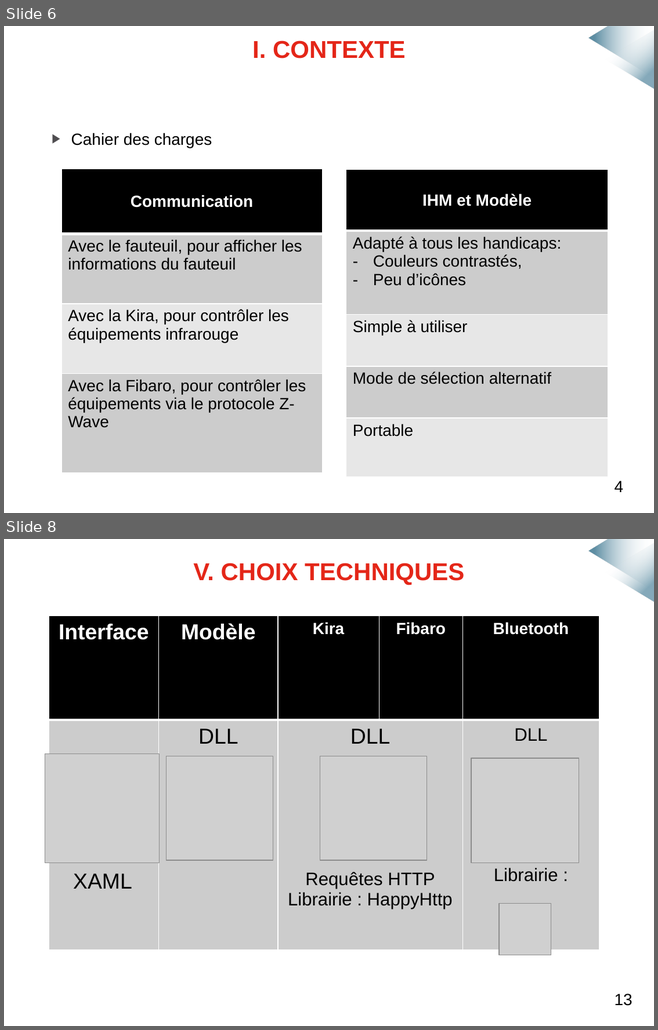
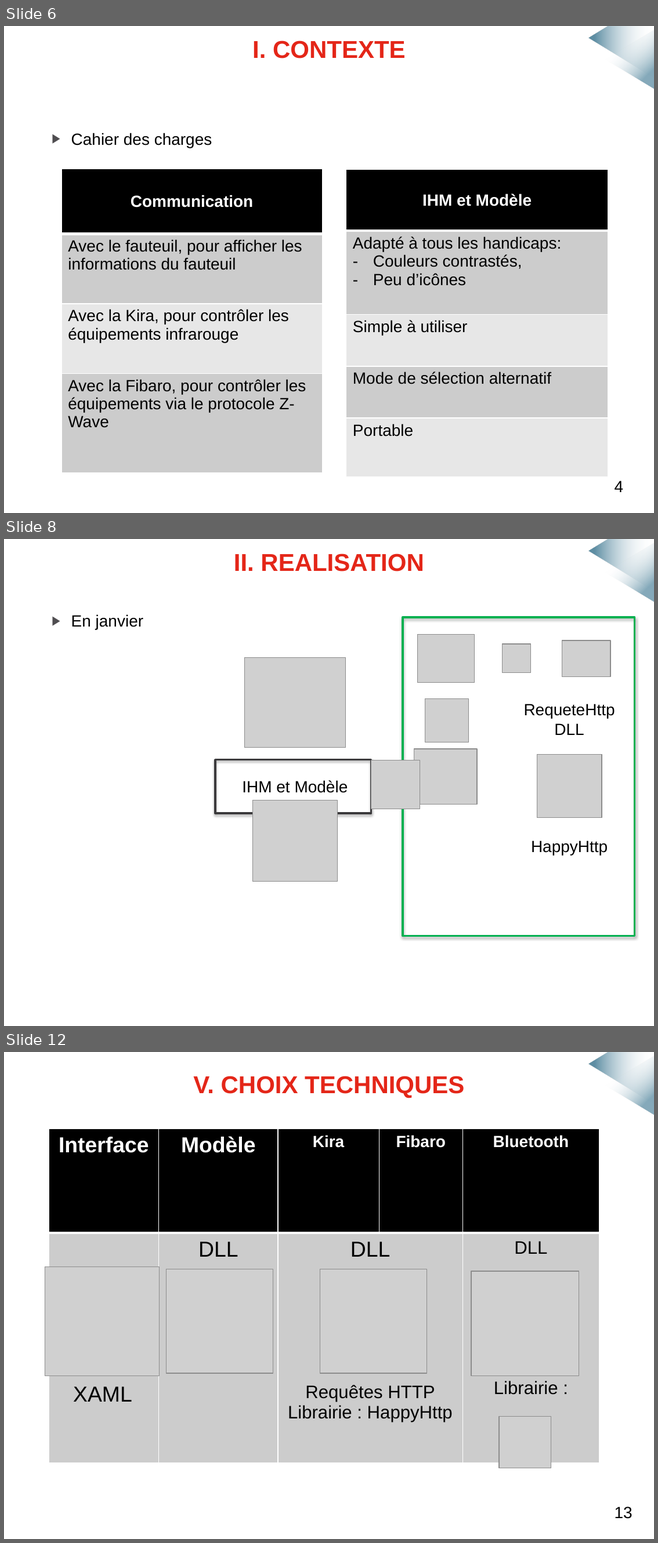
Before and after one commit to mmeven/EP_Domotique_Tablette, a slide deck: Rendu/Diapo_soutenance.pptx. Shown one above the other, each under a label of ours: slides 6 and 8 before the commit, slides 6, 8 and 12 after it; the slides between them are not shown. The pictures are 658x1030 and 658x1543 pixels, drawn with LibreOffice and Linux fonts; fonts in the diff are those of the drawing; grey boxes stand for pictures; background and template pictures are left out. Boxes give left, top, right and bottom in pixels: in the first picture for what was removed or moved away, otherwise in the second. Text is boxed around its words. In the diff, an @@ line names an element or a change of style, - is before the commit and + after.

```diff
--- a/Rendu/Diapo_soutenance.pptx
+++ b/Rendu/Diapo_soutenance.pptx
@@ slide 8 added at [4, 539, 654, 1026], background #FFFFFF; not listed: 2 template elements that a slide beside it also shows @@
@@ title added at [234, 553, 423, 571], 27 pt, text #E42618, bold @@
+II. REALISATION
@@ text added at [71, 614, 143, 629], 18 pt, text #000000 @@
+▶ En janvier
@@ rectangle added at [402, 618, 634, 936], outline #00B050 2.25 pt @@
@@ picture added at [418, 635, 474, 683] @@
@@ picture added at [562, 641, 610, 676] @@
@@ picture added at [244, 657, 345, 748] @@
@@ picture added at [502, 644, 530, 673] @@
@@ picture added at [425, 699, 469, 743] @@
@@ text added at [524, 704, 615, 735], 18 pt, text #000000 @@
+RequeteHttp
+DLL
@@ rectangle added at [215, 760, 371, 813], outline #3B3A3C 2.25 pt @@
@@ picture added at [371, 761, 420, 809] @@
@@ picture added at [414, 749, 477, 805] @@
@@ picture added at [536, 754, 601, 817] @@
@@ text added at [242, 780, 348, 793], 18 pt, text #000000 @@
+IHM et Modèle
@@ picture added at [253, 800, 338, 881] @@
@@ text added at [531, 841, 607, 856], 18 pt, text #000000 @@
+HappyHttp
@@ what was slide 8 is now slide 12 @@
```
Also in this commit, not shown: 1 slide changed, 3 other slides added, 1 slide removed.
